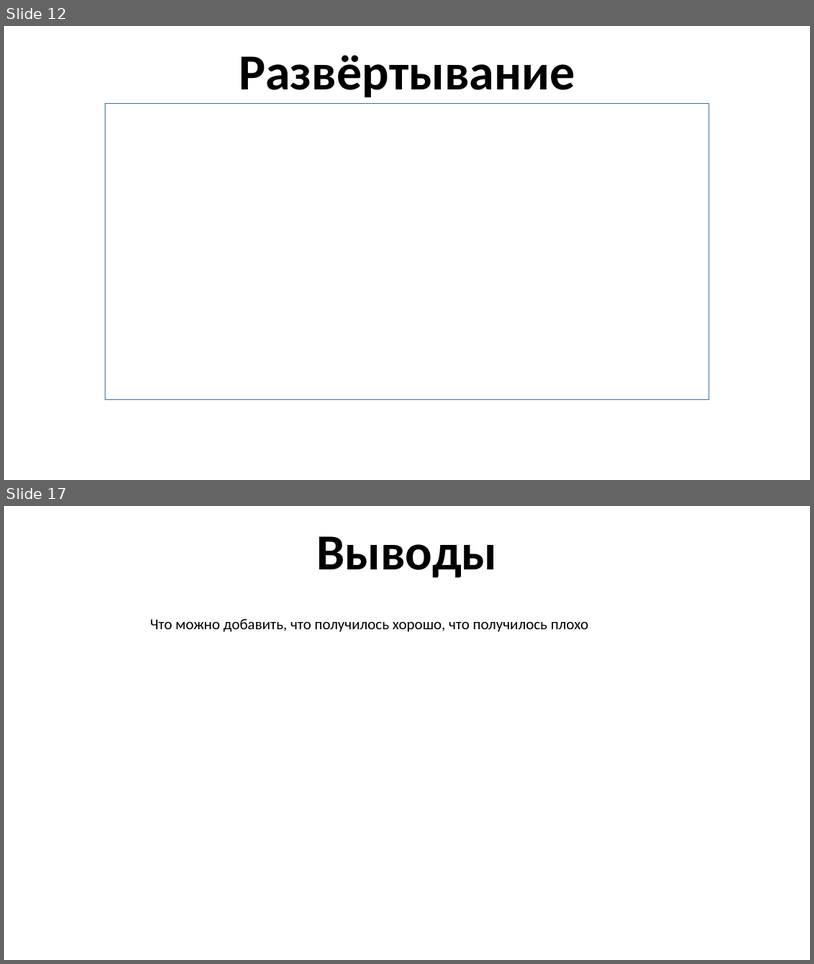
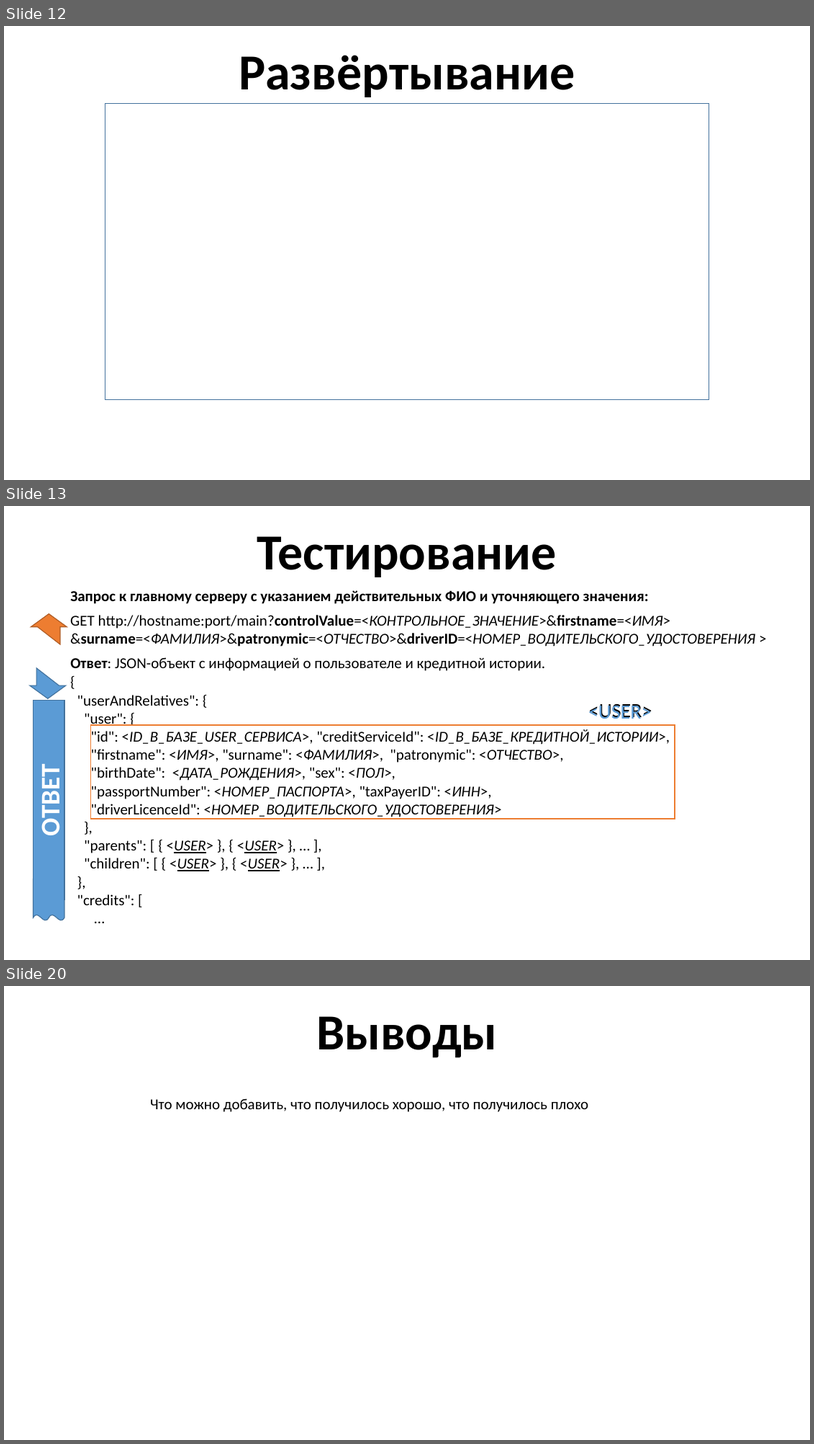
Before and after one commit to YoungTeurus/CreditAndUserServices, a slide deck: docs/Java 3 - presentation (without animation).pptx. Shown one above the other, each under a label of ours: slides 12 and 17 before the commit, slides 12, 13 and 20 after it; the slides between them are not shown. The pictures are 814x964 and 814x1444 pixels, drawn with LibreOffice and Linux fonts; fonts in the diff are those of the drawing. Boxes give left, top, right and bottom in pixels: in the first picture for what was removed or moved away, otherwise in the second. Text is boxed around its words. In the diff, an @@ line names an element or a change of style, - is before the commit and + after.

Commit message:
ADD - Добавления по презентации (тестирование)

```diff
--- a/docs/Java 3 - presentation (without animation).pptx
+++ b/docs/Java 3 - presentation (without animation).pptx
@@ slide 13 added at [4, 506, 810, 960], background #FFFFFF @@
@@ text added at [257, 536, 557, 577], 60 pt, text #000000, bold @@
+Тестирование
@@ text added at [70, 590, 649, 604], 18 pt, text #000000, bold @@
+Запрос к главному серверу с указанием действительных ФИО и уточняющего значения:
@@ freeform shape added at [31, 614, 67, 644], fill #ED7D31, outline #AF5C24 1 pt @@
@@ text added at [70, 615, 756, 646], 18 pt, text #000000 @@
+GET http://hostname:port/main?controlValue=<КОНТРОЛЬНОЕ_ЗНАЧЕНИЕ>&firstname=<ИМЯ>
+&surname=<ФАМИЛИЯ>&patronymic=<ОТЧЕСТВО>&driverID=<НОМЕР_ВОДИТЕЛЬСКОГО_УДОСТОВЕРЕНИЯ >
@@ freeform shape added at [29, 668, 66, 698], fill #5B9BD5, outline #43739E 1 pt @@
@@ text added at [70, 657, 545, 671], 18 pt, text #000000 @@
+Ответ: JSON-объект с информацией о пользователе и кредитной истории.
@@ freeform shape added at [33, 700, 64, 899], fill #5B9BD5, outline #43739E 1 pt, 32 pt, text #FFFFFF, bold @@
+ОТВЕТ
@@ text added at [77, 695, 670, 905], 18 pt, text #000000 @@
+{
+"userAndRelatives": {
+"user": {
+"id": <ID_В_БАЗЕ_USER_СЕРВИСА>, "creditServiceId": <ID_В_БАЗЕ_КРЕДИТНОЙ_ИСТОРИИ>,
+"firstname": <ИМЯ>, "surname": <ФАМИЛИЯ>, "patronymic": <ОТЧЕСТВО>,
+"birthDate": <ДАТА_РОЖДЕНИЯ>, "sex": <ПОЛ>,
+"passportNumber": <НОМЕР_ПАСПОРТА>, "taxPayerID": <ИНН>,
+"driverLicenceId": <НОМЕР_ВОДИТЕЛЬСКОГО_УДОСТОВЕРЕНИЯ>
+},
+"parents": [ { <USER> }, { <USER> }, … ],
+"children": [ { <USER> }, { <USER> }, … ],
+},
+"credits": [
+…
@@ text added at [583, 695, 659, 726], 24 pt, text #5B9BD5 @@
+<USER>
@@ text added at [589, 704, 653, 718], 24 pt, text #000000 @@
+<USER>
@@ rectangle added at [90, 725, 676, 818], outline #ED7D31 1.5 pt @@
@@ double wave added at [33, 875, 64, 921], fill #5B9BD5, outline #43739E 1 pt @@
@@ what was slide 17 is now slide 20 @@
```
Also in this commit, not shown: 9 slides changed, 2 other slides added, 2 other files.
